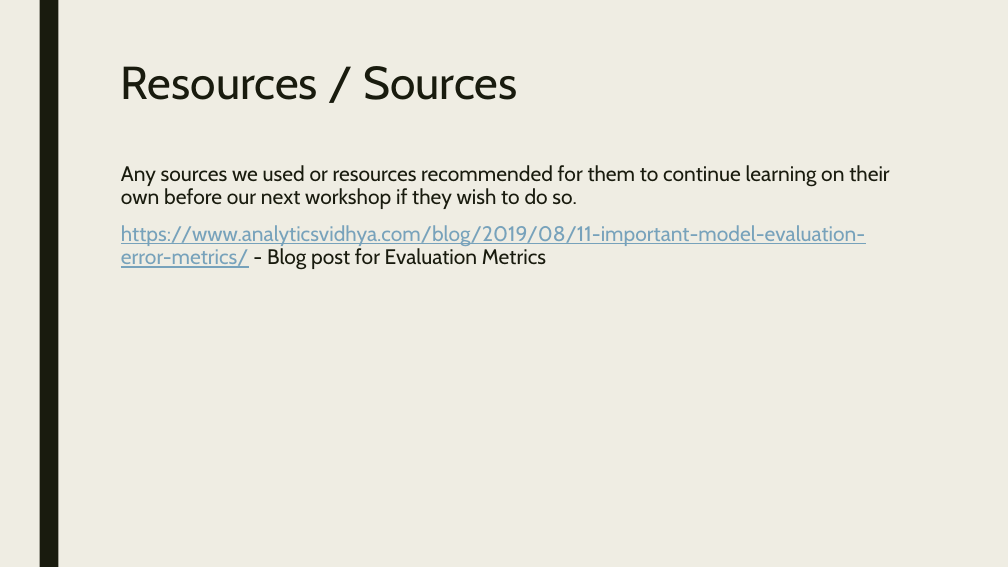
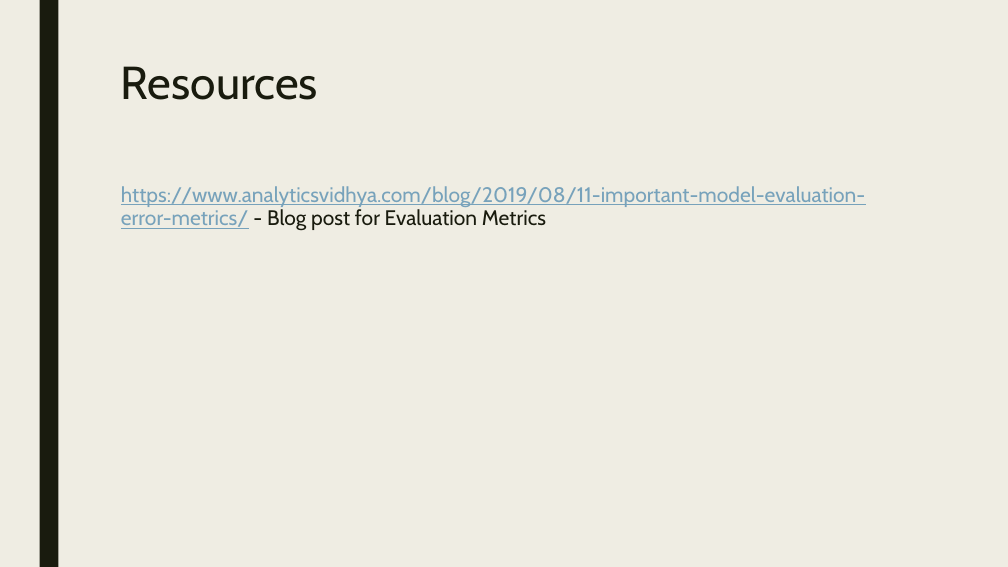
Before and after one commit to ConnorUsaty/MacAIEducation2023, a slide deck: slide 13 of Workshop_Slides/Workshop_1.pptx (slide 12 before the commit). Drawn at 1008x567 pixels with LibreOffice and Linux fonts; fonts in the diff are those of the drawing. Boxes give left, top, right and bottom in pixels: in the first picture for what was removed or moved away, otherwise in the second. Text is boxed around its words. In the diff, an @@ line names an element or a change of style, - is before the commit and + after.

```diff
--- a/Workshop_Slides/Workshop_1.pptx
+++ b/Workshop_Slides/Workshop_1.pptx
@@ title at [121,66,318,100]: text changed @@
-Resources / Sources
+Resources
@@ text at [121,165,889,209]: paragraph removed @@
-Any sources we used or resources recommended for them to continue learning on their own before our next workshop if they wish to do so.
@@ text "https://www.analyticsvidhya.com/blog/2019/08/11-important-mo ...": place and size @@
-text "https://www.analyticsvidhya.com/blog/2019/08/11-important-mo ..." at [121,165,889,270]
+text "https://www.analyticsvidhya.com/blog/2019/08/11-important-mo ..." at [121,186,865,231]
```
Also in this commit, not shown: 3 other slides changed, 1 slide added.
